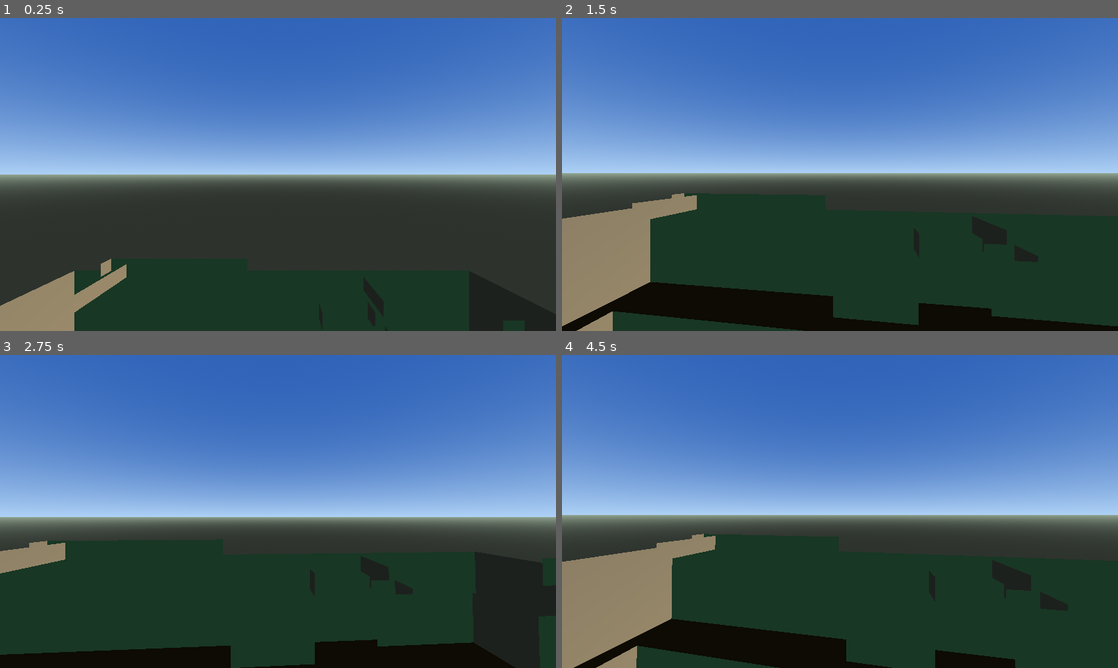
Above: before the commit, frames 1-4 (two rows, left to right).
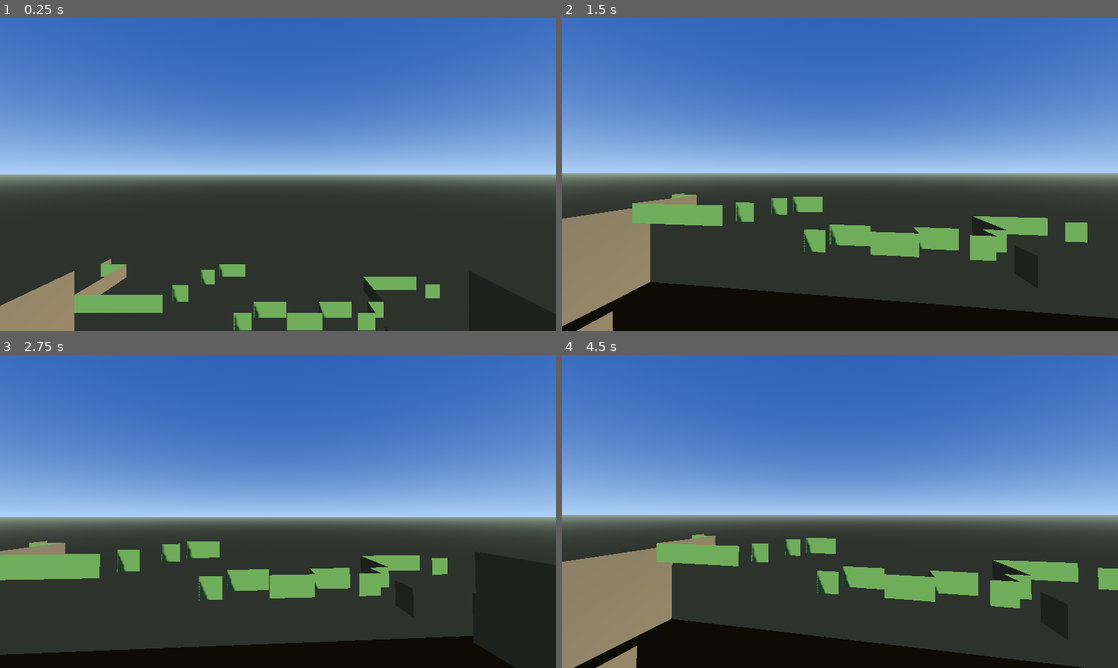
Above: after the commit, the same moments.

Repository: PrevolveCodes/minebreak-godot
Game: Godot game, scene res://scenes/main.tscn
Same seed, same stepped clock (60 frames per second), same inputs: the game is played once before the commit and once after it.
Inputs (mouse positions are in pixels of both pictures, inside the frame that each line leads up to):
- Up to frame 1 (0.25 s): no input
- Up to frame 2 (1.5 s): tap Enter at 0.5 s; move the mouse to (867, 174) at 0.52 s; hold W (move_forward) from 0.53 s (still down); tap Space (jump) at 0.77 s; move the mouse to (812, 174) at 1.27 s
- Up to frame 3 (2.75 s): keep holding W (move_forward); tap Space (jump) at 1.52, 2 s; move the mouse to (289, 505) at 2.02 s
- Up to frame 4 (4.5 s): keep holding W (move_forward); tap Enter at 2.75, 4.25 s; move the mouse to (834, 517) at 2.77 s; tap Space (jump) at 3.02, 3.5, 3.77 s; move the mouse to (878, 514) at 3.52 s; move the mouse to (795, 508) at 4.27 s

The runs differ from the first frame. In frame 1, 3.3% of the frame differs, in the area x 13-80%, y 78-100%; in frame 2, 7.7%, in the area x 9-100%, y 56-100%; in frame 3, 6.5%; in frame 4, 7.4%.

Commit message:
Fix terrain face winding and initialize controls first

Diff:
--- a/scripts/world.gd
+++ b/scripts/world.gd
@@ -6,10 +6,10 @@
 const PLAYER_SCRIPT = preload("res://scripts/player.gd")
 
 func _ready() -> void:
+	_setup_controls()
 	_setup_environment()
 	_generate_terrain()
 	_spawn_player()
-	_setup_controls()
 
 func _setup_environment() -> void:
 	var sun := DirectionalLight3D.new()
@@ -60,8 +60,8 @@
 		[Vector3(-0.5,-0.5,0.5), Vector3(-0.5,0.5,0.5), Vector3(-0.5,0.5,-0.5), Vector3(-0.5,-0.5,-0.5)],
 		[Vector3(-0.5,0.5,0.5), Vector3(0.5,0.5,0.5), Vector3(0.5,0.5,-0.5), Vector3(-0.5,0.5,-0.5)],
 		[Vector3(-0.5,-0.5,-0.5), Vector3(0.5,-0.5,-0.5), Vector3(0.5,-0.5,0.5), Vector3(-0.5,-0.5,0.5)],
-		[Vector3(0.5,-0.5,0.5), Vector3(0.5,0.5,0.5), Vector3(-0.5,0.5,0.5), Vector3(-0.5,-0.5,0.5)],
-		[Vector3(-0.5,-0.5,-0.5), Vector3(-0.5,0.5,-0.5), Vector3(0.5,0.5,-0.5), Vector3(0.5,-0.5,-0.5)]
+		[Vector3(-0.5,-0.5,0.5), Vector3(-0.5,0.5,0.5), Vector3(0.5,0.5,0.5), Vector3(0.5,-0.5,0.5)],
+		[Vector3(0.5,-0.5,-0.5), Vector3(0.5,0.5,-0.5), Vector3(-0.5,0.5,-0.5), Vector3(-0.5,-0.5,-0.5)]
 	]
 	var face_colors := [
 		Color(0.48,0.38,0.23), Color(0.48,0.38,0.23),
